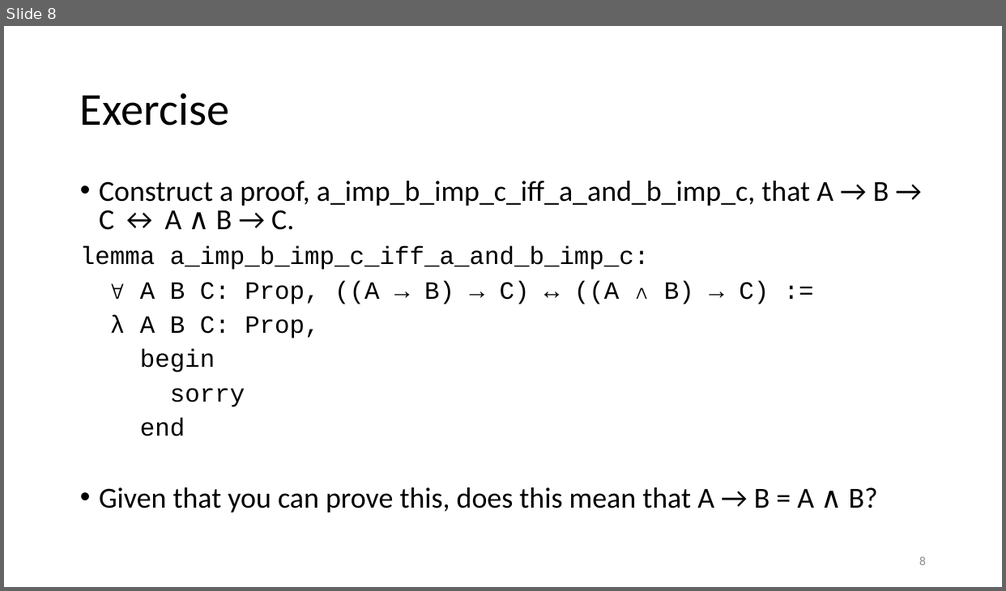
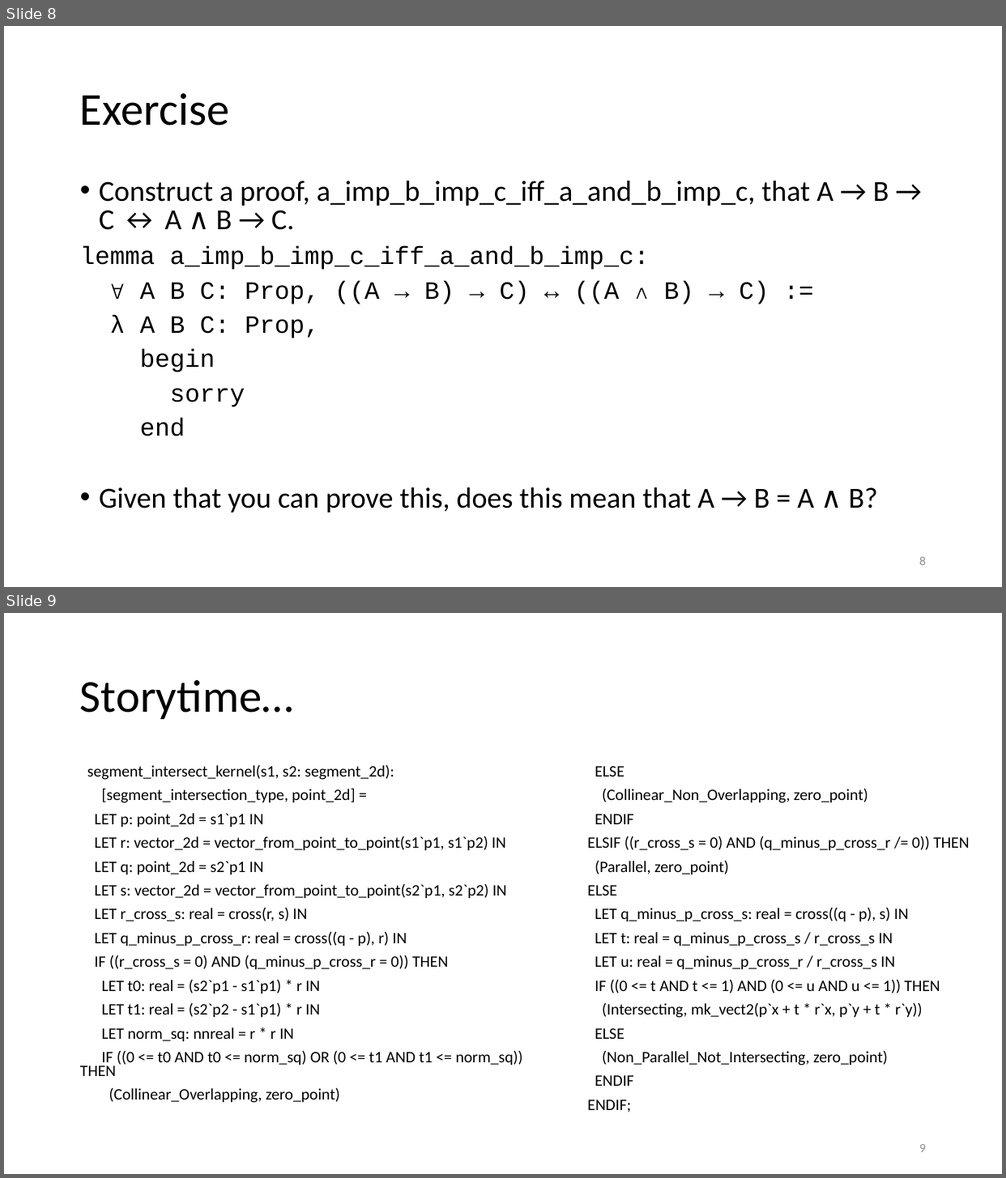
Before and after one commit to kevinsullivan/cs-dm, a slide deck: 08_Bi_implication/Biimplication.pptx. Shown one above the other, each under a label of ours: slide 8 before the commit, slides 8 and 9 after it. The pictures are 1006x591 and 1006x1178 pixels, drawn with LibreOffice and Linux fonts; fonts in the diff are those of the drawing. Boxes give left, top, right and bottom in pixels: in the first picture for what was removed or moved away, otherwise in the second. Text is boxed around its words. In the diff, an @@ line names an element or a change of style, - is before the commit and + after.

Commit message:
Added storytime to Biimplication

```diff
--- a/08_Bi_implication/Biimplication.pptx
+++ b/08_Bi_implication/Biimplication.pptx
@@ slide 9 added at (4,613,1002,1174), background #FFFFFF @@
@@ title added at (80,680,293,719), 44 pt, text #000000 @@
+Storytime…
@@ text added at (80,764,523,1103), 15.4 pt, text #000000 @@
+segment_intersect_kernel(s1, s2: segment_2d):
+[segment_intersection_type, point_2d] =
+LET p: point_2d = s1`p1 IN
+LET r: vector_2d = vector_from_point_to_point(s1`p1, s1`p2) IN
+LET q: point_2d = s2`p1 IN
+LET s: vector_2d = vector_from_point_to_point(s2`p1, s2`p2) IN
+LET r_cross_s: real = cross(r, s) IN
+LET q_minus_p_cross_r: real = cross((q - p), r) IN
+IF ((r_cross_s = 0) AND (q_minus_p_cross_r = 0)) THEN
+LET t0: real = (s2`p1 - s1`p1) * r IN
+LET t1: real = (s2`p2 - s1`p1) * r IN
+LET norm_sq: nnreal = r * r IN
+IF ((0 <= t0 AND t0 <= norm_sq) OR (0 <= t1 AND t1 <= norm_sq)) THEN
+(Collinear_Overlapping, zero_point)
@@ text added at (587,766,969,1113), 15.4 pt, text #000000 @@
+ELSE
+(Collinear_Non_Overlapping, zero_point)
+ENDIF
+ELSIF ((r_cross_s = 0) AND (q_minus_p_cross_r /= 0)) THEN
+(Parallel, zero_point)
+ELSE
+LET q_minus_p_cross_s: real = cross((q - p), s) IN
+LET t: real = q_minus_p_cross_s / r_cross_s IN
+LET u: real = q_minus_p_cross_r / r_cross_s IN
+IF ((0 <= t AND t <= 1) AND (0 <= u AND u <= 1)) THEN
+(Intersecting, mk_vect2(p`x + t * r`x, p`y + t * r`y))
+ELSE
+(Non_Parallel_Not_Intersecting, zero_point)
+ENDIF
+ENDIF;
@@ page number added at (919,1144,926,1152), 12 pt, text #8C8C8C @@
+9
```
Also in this commit, not shown: 1 slide changed, 1 other slide added, 1 other file.
